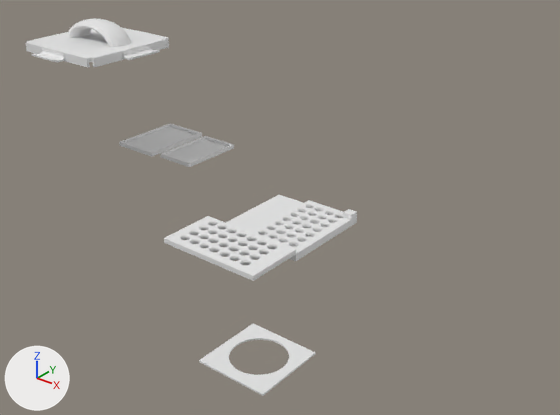
The Blender file 3D Models/Caixa Esp32/Caixa completa.blend as it was, and as the next commit left it.
Both versions are drawn from a camera (50 mm lens) standing at (0.812, -0.577, 0.362) and looking at (0.261, 0.111, -0.065). Every picture has the same lights, and +X, +Y and +Z are marked at lower left.

The first picture shows 'Berço esp', 'Fundo_impressao', 'Fundo_impressao.001', 'Parede_maior_impressao', 'Parede_menor_impressao.001', 'Quadrado_impressão.003', 'Tampa finalizada.001', 'Tampa_impressao'.
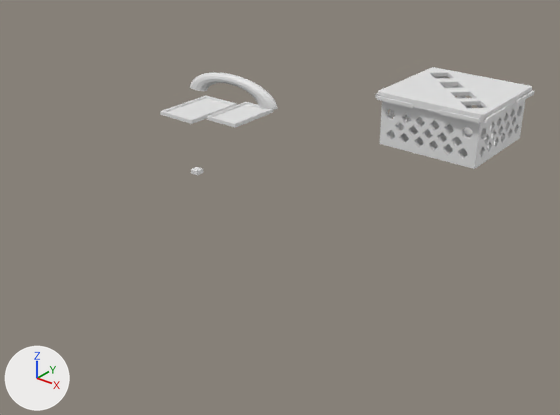
Commit message: 3dModels
Caixa/tampa/handle

The change, as a list of edits to the scene's bpy script:
```text
Change me_plane_007:
    used by ob_fundo_impressao; location = (0.386, -0.034, 0.007)
    remove me_plane_007.from_pydata(...)  # 8 vertices, 6 faces; spans x -0.05..0.05, y -0.05..0.05, z 0.0..0.0025
    add me_plane_007.from_pydata(...)  # 1121 vertices, 558 faces; spans x -0.0542..0.0542, y -0.0542..0.0542, z 0.0..0.06
    me_plane_007 part 1: a new loose piece of 288 vertices spanning x -0.0542..0.0542, y 0.05..0.0542, z 0.0..0.06
    me_plane_007 part 2: a new loose piece of 283 vertices spanning x -0.0542..0.0542, y -0.0542..-0.05, z 0.0..0.06
    me_plane_007 part 3: a new loose piece of 273 vertices spanning x 0.05..0.0542, y -0.05..0.05, z 0.0..0.06
    me_plane_007 part 4: a new loose piece of 269 vertices spanning x -0.0542..-0.05, y -0.05..0.05, z 0.0..0.06
Add me_torus:
    me_torus.from_pydata(...)  # 300 vertices, 290 faces; spans x -1.25..1.25, y 0.06..1.25, z -0.25..0.25
Add me_cube_037:
    me_cube_037.from_pydata(...)  # 218 vertices, 184 faces; spans x -1.09..1.1, y -1.1..1.08, z -2.6..1.0
Remove ob_tampa_impressao:
    ob_tampa_impressao = bpy.data.objects.new('Tampa_impressao', me_plane_001)
    ob_tampa_impressao.location = (0.262, 0.063, -0.268)
    ob_tampa_impressao.scale = (1.1, 1.1, 1.0)
Remove ob_parede_maior_impressao:
    ob_parede_maior_impressao = bpy.data.objects.new('Parede_maior_impressao', me_cube_024)
    ob_parede_maior_impressao.location = (0.381, -0.114, 0.017)
    ob_parede_maior_impressao.rotation_euler = (1.571, 0.0, 3.142)  # degrees (90, 0, 180)
Change ob_fundo_impressao:
    ob_fundo_impressao.location: (0.386, -0.034, 0.007) -> (0.401, 0.283, 0.007)
    ob_fundo_impressao.scale: (1.0, 1.0, 1.0) -> (1.2, 1.2, 1.0)
Change ob_berço_esp:
    ob_berço_esp.location: (0.166, 0.065, 0.0) -> (0.139, 0.178, 0.012)
Change ob_fundo_impressao_001:
    ob_fundo_impressao_001.location: (0.101, 0.065, 0.0) -> (0.08, 0.158, 0.012)
Remove ob_parede_menor_impressao_001:
    ob_parede_menor_impressao_001 = bpy.data.objects.new('Parede_menor_impressao.001', me_cube_001)
    ob_parede_menor_impressao_001.location = (0.406, -0.034, 0.012)
    ob_parede_menor_impressao_001.rotation_euler = (0.0, 4.712, 0.0)  # degrees (0, 270, 0)
Change ob_quadrado_impressão_003:
    ob_quadrado_impressão_003.location: (0.431, 0.011, 0.014) -> (0.227, 0.002, 0.01)
Remove ob_tampa_finalizada_001:
    ob_tampa_finalizada_001 = bpy.data.objects.new('Tampa finalizada.001', me_cube_002)
    ob_tampa_finalizada_001.location = (0.079, 0.058, 0.137)
    ob_tampa_finalizada_001.rotation_euler = (0.0, 0.0, 3.142)  # degrees (0, 0, 180)
    ob_tampa_finalizada_001.scale = (0.134, 0.00916, 0.005)
    _m = ob_tampa_finalizada_001.modifiers.new('Boolean', 'BOOLEAN')
Add ob_handle:
    ob_handle = bpy.data.objects.new('Handle', me_torus)
    ob_handle.location = (0.204, 0.09, 0.072)
    ob_handle.rotation_euler = (1.571, 0.0, 0.0)  # degrees (90, 0, 0)
    ob_handle.scale = (0.056, 0.024, 0.025)
Add ob_cube:
    ob_cube = bpy.data.objects.new('Cube', me_cube_037)
    ob_cube.location = (0.401, 0.283, 0.073)
    ob_cube.scale = (0.0675, 0.0675, 0.0025)
```

Pixel boxes [x1, y1, x2, y2] of what changed, in the pictures (560 x 415 px):
'Fundo_impressao', reshaped, moved, rescaled (11% wider, 40% taller)
    before: [226, 195, 357, 261]
    after: [380, 76, 525, 169]
'Cube', added
    after: [375, 67, 534, 123]
'Parede_maior_impressao', deleted
    before: [164, 216, 296, 281]
'Tampa finalizada.001', deleted
    before: [25, 19, 169, 68]
'Parede_menor_impressao.001', deleted
    before: [252, 200, 357, 259]
'Tampa_impressao', deleted
    before: [199, 323, 316, 396]
'Fundo_impressao.001', moved
    before: [119, 123, 202, 157]
    after: [160, 96, 237, 124]
'Berço esp', moved
    before: [160, 136, 234, 167]
    after: [207, 102, 273, 128]
'Handle', added
    after: [190, 73, 277, 110]
'Quadrado_impressão.003', moved
    before: [343, 209, 357, 219]
    after: [191, 167, 203, 175]
part 1 of me_plane_007, added
    after: [435, 76, 525, 139]
part 2 of me_plane_007, added
    after: [380, 101, 482, 169]
part 3 of me_plane_007, added
    after: [476, 101, 524, 168]
part 4 of me_plane_007, added
    after: [388, 77, 435, 138]
